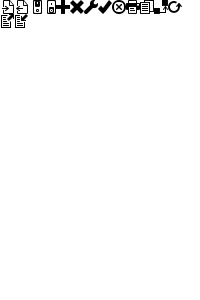
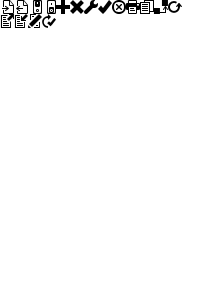
Comparing the layer stacks of the two 200 × 300 images. Changes:
painted on "Un-Commit", unmasked it over box(14, 14, 26, 28)
painted on "Commit", unmasked it over box(0, 14, 14, 28)
painted on "Copy", unmasked it over box(140, 0, 154, 14)
painted on "print", unmasked it over box(125, 0, 140, 14)
painted on "Close", unmasked it over box(112, 0, 126, 14)
added layer "UnDispatch" above "Approve/Dispatch" over box(42, 14, 56, 28)
renamed "Approve" to "Approve/Dispatch", painted on it, unmasked it over box(98, 1, 112, 14)
painted on "Adjust", unmasked it over box(84, 0, 98, 13)
painted on "Shape 1", unmasked it over box(168, 1, 182, 13)
painted on "Cancel", unmasked it over box(70, 0, 84, 14)
painted on "Add", unmasked it over box(56, 8, 70, 14)
painted on "Deavtivate", unmasked it over box(47, 0, 56, 14)
painted on "Activate", unmasked it over box(33, 0, 42, 14)
painted on "Export", unmasked it over box(16, 0, 28, 13)
painted on "BinTransfer", unmasked it over box(153, 0, 168, 14)
painted on "Import", unmasked it over box(2, 0, 14, 13)
added layer "Edit" above "Layer 2" over box(28, 14, 42, 28)
